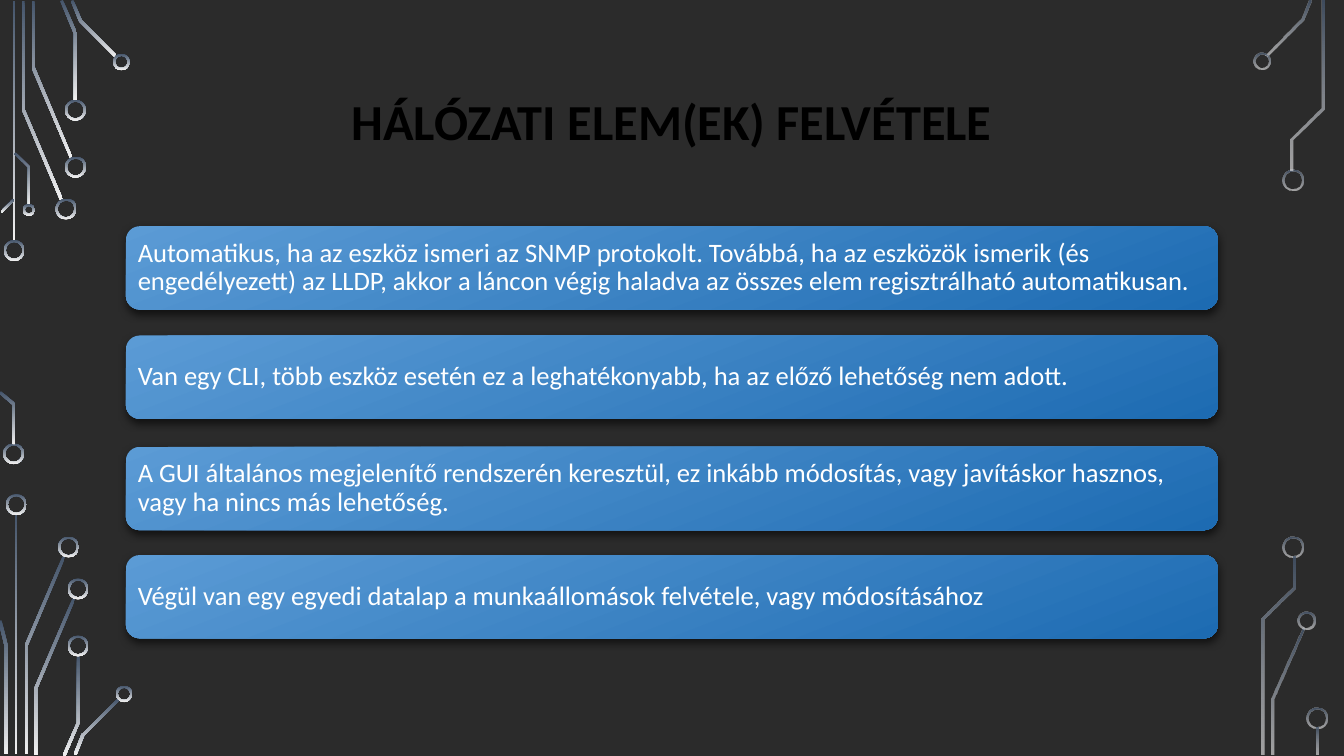
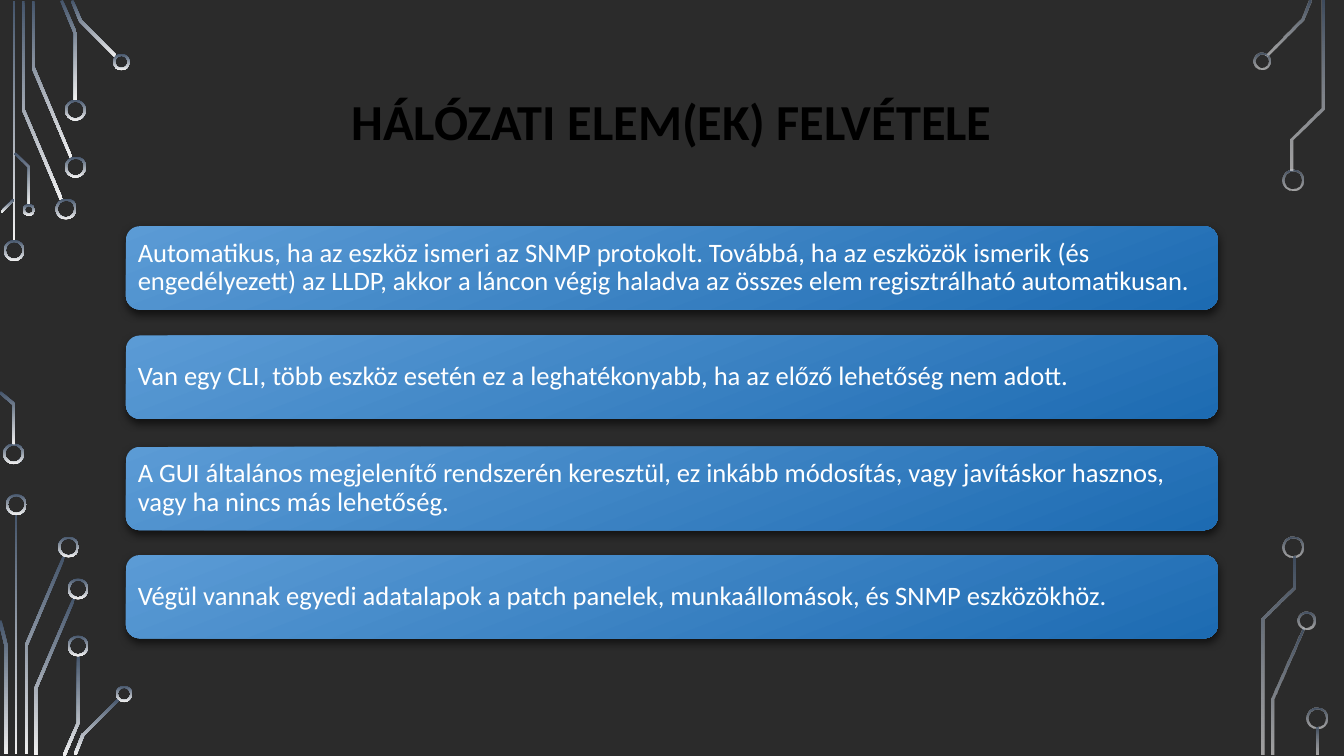
Before and after one commit to csikfer/lanview2, a slide deck: slide 11 of lanview.pptx. Drawn at 1344x756 pixels with LibreOffice and Linux fonts; fonts in the diff are those of the drawing; background and template pictures are left out; a plain dark background stands for a picture behind light text. Boxes give left, top, right and bottom in pixels: in the first picture for what was removed or moved away, otherwise in the second. Text is boxed around its words. In the diff, an @@ line names an element or a change of style, - is before the commit and + after.

```diff
--- a/lanview.pptx
+++ b/lanview.pptx
@@ text at bbox=[138, 586, 1106, 610]: text changed @@
-Végül van egy egyedi datalap a munkaállomások felvétele, vagy módosításához
+Végül vannak egyedi adatalapok a patch panelek, munkaállomások, és SNMP eszközökhöz.
```
Also in this commit, not shown: 1 other slide changed, 2 other files.
